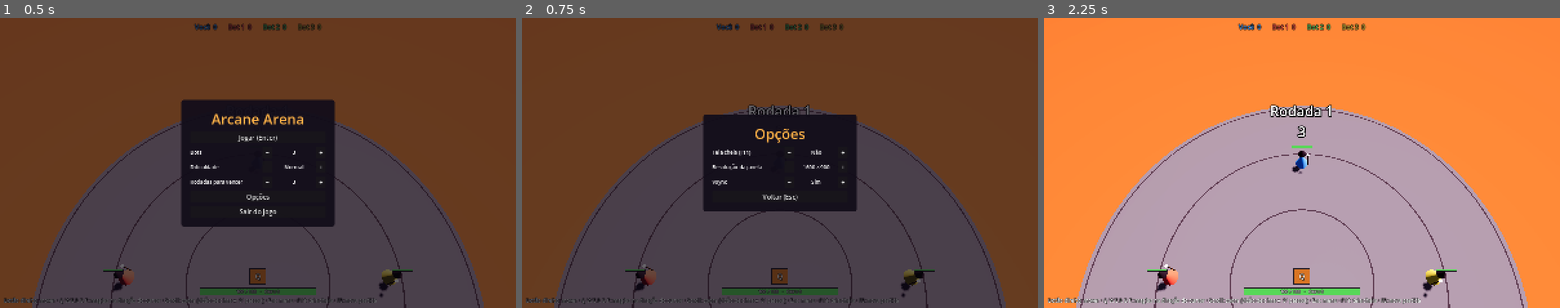
Above: before the commit, frames 1-3 (left to right).
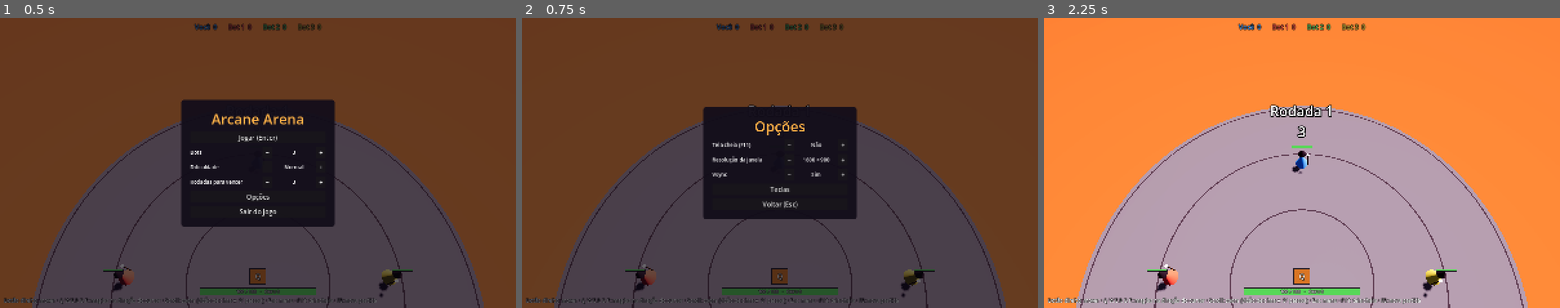
Above: after the commit, the same moments.

Repository: guilhermewylde-stack/arcane-arena
Game: Godot game, scene res://game/main.tscn
Two runs of this game, one before a commit and one after it. Both use one fixed random seed, a clock stepped at 60 frames per second and the inputs below.
Inputs:
- Up to frame 1 (0.5 s): no input
- Up to frame 2 (0.75 s): click "Opções" at 0.5 s
- Up to frame 3 (2.25 s): click "Voltar (Esc)" at 1.25 s; click "Jogar (Enter)" at 2 s

Frame 1 is identical in both runs. In frame 2, 2.7% of the frame differs, in the area x 35-65%, y 30-70%; in frame 3, nothing differs.

Commit message:
Teclas configuráveis no menu e handoff da sessão (issue 017)
Co-Authored-By: Claude Fable 5.2 <noreply@anthropic.com>
Claude-Session: https://claude.ai/code/session_01M8CpyArA1QQaxiyt6RtSop

Diff:
--- /dev/null
+++ b/game/keymap.gd
@@ -0,0 +1,96 @@
+extends RefCounted
+## Teclas de jogo configuráveis, salvas em `user://settings.cfg` (seção `keys`). Dados puros.
+## Um mapa é { ação: keycode }. Ações `slot_N` lançam a magia do espaço N na visão de cima;
+## ações `move_*` andam em 3ª pessoa. São grupos separados: a mesma tecla pode estar nos dois.
+## Os números 1–6 (escolher magia em 3ª pessoa e comprar na loja) são fixos.
+
+const Settings := preload("res://game/settings.gd")
+
+const SECTION := "keys"
+const DEFAULTS := {
+	"slot_1": KEY_Q, "slot_2": KEY_W, "slot_3": KEY_E, "slot_4": KEY_R, "slot_5": KEY_D, "slot_6": KEY_F,
+	"move_forward": KEY_W, "move_back": KEY_S, "move_left": KEY_A, "move_right": KEY_D,
+}
+## Nome de cada ação no menu, na ordem em que aparecem.
+const LABELS := {
+	"slot_1": "Magia 1", "slot_2": "Magia 2", "slot_3": "Magia 3",
+	"slot_4": "Magia 4", "slot_5": "Magia 5", "slot_6": "Magia 6",
+	"move_forward": "Andar para a frente", "move_back": "Andar para trás",
+	"move_left": "Andar para a esquerda", "move_right": "Andar para a direita",
+}
+const SLOT_COUNT := 6
+## Teclas com função fixa no jogo.
+const RESERVED: Array[Key] = [
+	KEY_ESCAPE, KEY_ENTER, KEY_KP_ENTER, KEY_F5, KEY_F11,
+	KEY_1, KEY_2, KEY_3, KEY_4, KEY_5, KEY_6, KEY_7,
+]
+const KEY_NAMES := {KEY_SPACE: "Espaço", KEY_UP: "↑", KEY_DOWN: "↓", KEY_LEFT: "←", KEY_RIGHT: "→"}
+
+
+static func is_bindable(keycode: int) -> bool:
+	return keycode != KEY_NONE and not RESERVED.has(keycode)
+
+
+## Grupo da ação: teclas só brigam dentro do mesmo grupo.
+static func group_of(action: String) -> String:
+	return action.get_slice("_", 0)
+
+
+## Mapa válido: só ações conhecidas; tecla de tipo errado, reservada ou repetida no grupo
+## volta ao padrão.
+static func sanitize(raw: Dictionary) -> Dictionary:
+	var clean := {}
+	for action: String in DEFAULTS:
+		var key: Variant = raw.get(action)
+		var valid: bool = typeof(key) == TYPE_INT and is_bindable(key)
+		if valid:
+			for other: String in clean:
+				valid = valid and not (group_of(other) == group_of(action) and clean[other] == key)
+		clean[action] = key if valid else DEFAULTS[action]
+	return clean
+
+
+## Cópia do mapa com `action` na tecla `keycode`. Se outra ação do mesmo grupo já usava a
+## tecla, as duas trocam. Tecla reservada não muda nada.
+static func rebind(map: Dictionary, action: String, keycode: int) -> Dictionary:
+	var out := map.duplicate()
+	if not DEFAULTS.has(action) or not is_bindable(keycode):
+		return out
+	for other: String in out:
+		if other != action and group_of(other) == group_of(action) and out[other] == keycode:
+			out[other] = out[action]
+	out[action] = keycode
+	return out
+
+
+static func slot_key(map: Dictionary, slot: int) -> int:
+	return map["slot_%d" % (slot + 1)]
+
+
+## Espaço da barra que a tecla lança, ou -1.
+static func slot_of(map: Dictionary, keycode: int) -> int:
+	for slot in SLOT_COUNT:
+		if slot_key(map, slot) == keycode:
+			return slot
+	return -1
+
+
+## Teclas de movimento apertadas agora (x = direita da tela, y = para a frente).
+## `is_pressed` recebe um keycode e diz se a tecla está apertada.
+static func move_input(map: Dictionary, is_pressed: Callable) -> Vector2:
+	return Vector2(
+		float(is_pressed.call(map.move_right)) - float(is_pressed.call(map.move_left)),
+		float(is_pressed.call(map.move_forward)) - float(is_pressed.call(map.move_back)))
+
+
+## Nome curto da tecla, para a barra de magias, o menu e a ajuda.
+static func key_label(keycode: int) -> String:
+	return KEY_NAMES.get(keycode, OS.get_keycode_string(keycode))
+
+
+static func load_from(path: String = Settings.PATH) -> Dictionary:
+	return sanitize(Settings.read_section(path, SECTION, DEFAULTS.keys()))
+
+
+static func save_to(path: String, map: Dictionary) -> void:
+	Settings.write_section(path, SECTION, sanitize(map))
--- a/game/main.gd
+++ b/game/main.gd
@@ -9,19 +9,18 @@
 const Settings := preload("res://game/settings.gd")
 const MatchSetup := preload("res://game/match_setup.gd")
 const Menu := preload("res://game/menu.gd")
+const Keymap := preload("res://game/keymap.gd")
 
 const LOCAL_MAGE := 0
 const ZOOM_STEP := 0.08
 ## Partida padrão: o jogador (id 0) e 3 bots; vence quem ganhar 3 rodadas. O menu troca isso.
 const WORLD_CONFIG := {"mage_count": 4, "rounds_to_win": 3}
-## Teclas da barra de magias, na ordem dos espaços (ver `ArenaView.SLOT_LABELS`).
-const SLOT_KEYS: Array[Key] = [KEY_Q, KEY_W, KEY_E, KEY_R, KEY_D, KEY_F]
 const BOT_SEED := 20261
 ## 3ª pessoa: radianos de giro e metros de mira por pixel de mouse.
 const MOUSE_TURN := 0.004
 const MOUSE_AIM := 0.03
-const HELP_TOP := "Botão direito: mover · Q W E R D F: magias na direção do cursor · Scroll: zoom (visão de cima ↔ 3ª pessoa) · Esc: menu · F11: tela cheia · F5: nova partida"
-const HELP_THIRD := "W A S D: mover · Mouse: girar e mirar · 1–6: escolher magia · Clique esquerdo: lançar · Scroll: voltar à visão de cima · Esc: menu · F11: tela cheia · F5: nova partida"
+const HELP_TOP := "Botão direito: mover · %s: magias na direção do cursor · Scroll: zoom (visão de cima ↔ 3ª pessoa) · Esc: menu · F11: tela cheia · F5: nova partida"
+const HELP_THIRD := "%s: mover · Mouse: girar e mirar · 1–6: escolher magia · Clique esquerdo: lançar · Scroll: voltar à visão de cima · Esc: menu · F11: tela cheia · F5: nova partida"
 
 var world: SimWorld
 ## Depuração/testes: desligado, os outros magos ficam parados como bonecos de treino.
@@ -37,13 +36,15 @@
 var _accumulator := 0.0
 var _help: Label
 var _settings := Settings.DEFAULTS.duplicate()
+## Teclas de jogo (ver `keymap.gd`); o menu troca e salva.
+var _keymap := Keymap.DEFAULTS.duplicate()
 ## O último comando de conduzir tinha direção: ao soltar as teclas, manda parar uma vez.
 var _steering := false
 
 
 func _ready() -> void:
 	# Sem arquivo de opções vale a janela padrão do projeto (e a pedida na linha de comando).
-	if FileAccess.file_exists(Settings.PATH):
+	if Settings.has_saved():
 		_settings = Settings.load_from()
 		Settings.apply(_settings)
 	menu = Menu.new()
@@ -55,6 +56,9 @@
 	menu.settings_changed.connect(_change_settings)
 	menu.settings = _settings
 	menu.screen_size = DisplayServer.screen_get_size()
+	menu.keymap_changed.connect(_change_keymap)
+	_keymap = Keymap.load_from()
+	menu.keymap = _keymap
 	start_match(menu.setup)
 	menu.show_mode(Menu.MODE_MAIN)
 	view = ArenaView.new(world.arena_radius)
@@ -63,7 +67,7 @@
 	view.ready_requested.connect(finish_shopping)
 	var hud := Label.new()
 	_help = hud
-	hud.text = HELP_TOP
+	_show_keys()
 	hud.set_anchors_and_offsets_preset(Control.PRESET_BOTTOM_LEFT, Control.PRESET_MODE_MINSIZE, 12)
 	hud.add_theme_color_override("font_outline_color", Color.BLACK)
 	hud.add_theme_constant_override("outline_size", 4)
@@ -123,9 +127,9 @@
 		var slot: int = event.keycode - KEY_1
 		if slot >= 0 and slot < world.get_mage(LOCAL_MAGE).spells.size():
 			view.selected_slot = slot
-	elif event is InputEventKey and event.pressed and not event.echo and event.keycode in SLOT_KEYS \
-			and not view.is_third_person():
-		cast_slot(SLOT_KEYS.find(event.keycode), get_viewport().get_mouse_position())
+	elif event is InputEventKey and event.pressed and not event.echo and not view.is_third_person() \
+			and Keymap.slot_of(_keymap, event.keycode) >= 0:
+		cast_slot(Keymap.slot_of(_keymap, event.keycode), get_viewport().get_mouse_position())
 
 
 ## Uma opção de janela mudou (menu ou F11): vale na hora e fica salva.
@@ -133,6 +137,25 @@
 	_settings = settings
 	Settings.apply(_settings)
 	Settings.save_to(Settings.PATH, _settings)
+
+
+## O jogador trocou uma tecla no menu: vale na hora e fica salva.
+func _change_keymap(keymap: Dictionary) -> void:
+	_keymap = keymap
+	Keymap.save_to(Settings.PATH, _keymap)
+	_show_keys()
+
+
+## Põe as teclas atuais na barra de magias e na linha de ajuda.
+func _show_keys() -> void:
+	var slots: Array[String] = []
+	for slot in Keymap.SLOT_COUNT:
+		slots.append(Keymap.key_label(Keymap.slot_key(_keymap, slot)))
+	view.slot_labels = slots
+	var moves: Array[String] = []
+	for action: String in ["move_forward", "move_left", "move_back", "move_right"]:
+		moves.append(Keymap.key_label(_keymap[action]))
+	_help.text = HELP_THIRD % " ".join(moves) if mouse_look_active() else HELP_TOP % " ".join(slots)
 
 
 ## Começa a partida escolhida no menu e guarda a escolha para a próxima vez que o jogo abrir.
@@ -177,16 +200,10 @@
 		and world.phase != SimWorld.PHASE_MATCH_END
 
 
-## Teclas de movimento agora: x = direita da tela, y = para a frente.
-func _move_input() -> Vector2:
-	return Vector2(
-		float(Input.is_physical_key_pressed(KEY_D)) - float(Input.is_physical_key_pressed(KEY_A)),
-		float(Input.is_physical_key_pressed(KEY_W)) - float(Input.is_physical_key_pressed(KEY_S)))
-
-
-## WASD vira um comando de conduzir por tick enquanto houver direção (e um de parar ao soltar).
+## As teclas de andar viram um comando de conduzir por tick enquanto houver direção (e um de parar ao soltar).
 func _queue_steering(third: bool) -> void:
-	var direction := CameraRig.move_direction(_move_input(), view.aim_yaw) if third else Vector2.ZERO
+	var direction := CameraRig.move_direction(
+		Keymap.move_input(_keymap, Input.is_key_pressed), view.aim_yaw) if third else Vector2.ZERO
 	if direction != Vector2.ZERO or _steering:
 		queue_command(SimWorld.steer_command(LOCAL_MAGE, direction))
 	_steering = direction != Vector2.ZERO
@@ -210,7 +227,7 @@
 	var mouse_mode := Input.MOUSE_MODE_CAPTURED if third else Input.MOUSE_MODE_VISIBLE
 	if Input.mouse_mode != mouse_mode:
 		Input.mouse_mode = mouse_mode
-		_help.text = HELP_THIRD if third else HELP_TOP
+		_show_keys()
 	# Menu aberto: o mundo fica parado (e continua desenhado ao fundo).
 	_accumulator += 0.0 if menu.visible else minf(delta, 0.1)
 	while _accumulator >= SimWorld.DT:
--- a/game/menu.gd
+++ b/game/menu.gd
@@ -9,19 +9,26 @@
 signal quit_requested
 ## Uma opção de janela mudou: `main.gd` aplica e salva.
 signal settings_changed(settings: Dictionary)
+## O jogador trocou uma tecla: `main.gd` passa a usar o mapa novo e salva.
+signal keymap_changed(keymap: Dictionary)
 
 const MatchSetup := preload("res://game/match_setup.gd")
 const Settings := preload("res://game/settings.gd")
+const Keymap := preload("res://game/keymap.gd")
 
 const MODE_MAIN := "main"
 const MODE_PAUSE := "pause"
 const MODE_OPTIONS := "options"
+const MODE_KEYS := "keys"
 
 var mode := MODE_MAIN
 var setup := MatchSetup.DEFAULTS.duplicate()
 var settings := Settings.DEFAULTS.duplicate()
 ## Tamanho do monitor, para oferecer só resoluções que cabem (preenchido por `main.gd`).
 var screen_size := Vector2i(1920, 1080)
+var keymap := Keymap.DEFAULTS.duplicate()
+## Ação esperando a tecla nova ("" = nenhuma). Enquanto espera, o menu engole o teclado.
+var capturing := ""
 
 var _title: Label
 var _values := {}
@@ -29,6 +36,7 @@
 var _shown_in: Array[Array] = []
 ## Menu de onde a tela de opções foi aberta, para o "Voltar".
 var _options_from := MODE_MAIN
+var _key_buttons := {}
 
 
 func _init() -> void:
@@ -69,25 +77,64 @@
 	_only(_add_button(column, "Sair do jogo", func() -> void: quit_requested.emit()), menus)
 	for row: Array in [["fullscreen", "Tela cheia (F11)"], ["resolution", "Resolução da janela"], ["vsync", "Vsync"]]:
 		_only(_add_row(column, row[0], row[1], adjust_setting), [MODE_OPTIONS])
-	_only(_add_button(column, "Voltar (Esc)", back), [MODE_OPTIONS])
+	_only(_add_button(column, "Teclas", func() -> void: show_mode(MODE_KEYS)), [MODE_OPTIONS])
+	var hint := Label.new()
+	hint.text = "Clique numa ação e aperte a tecla nova.\nMagias valem na visão de cima; andar, na 3ª pessoa."
+	hint.horizontal_alignment = HORIZONTAL_ALIGNMENT_CENTER
+	hint.add_theme_font_size_override("font_size", 13)
+	hint.modulate.a = 0.75
+	column.add_child(hint)
+	_only(hint, [MODE_KEYS])
+	for action: String in Keymap.LABELS:
+		_only(_add_key_row(column, action), [MODE_KEYS])
+	_only(_add_button(column, "Restaurar padrões", func() -> void: _set_keymap(Keymap.DEFAULTS)), [MODE_KEYS])
+	_only(_add_button(column, "Voltar (Esc)", back), [MODE_OPTIONS, MODE_KEYS])
 	show_mode(MODE_MAIN)
 
 
 ## Abre o menu no modo dado (principal, pausa ou opções).
 func show_mode(new_mode: String) -> void:
-	if new_mode == MODE_OPTIONS and mode != MODE_OPTIONS:
+	if new_mode == MODE_OPTIONS and mode != MODE_OPTIONS and mode != MODE_KEYS:
 		_options_from = mode
 	mode = new_mode
+	capturing = ""
 	visible = true
-	_title.text = {MODE_MAIN: "Arcane Arena", MODE_PAUSE: "Pausa", MODE_OPTIONS: "Opções"}[mode]
+	_title.text = {MODE_MAIN: "Arcane Arena", MODE_PAUSE: "Pausa", MODE_OPTIONS: "Opções", MODE_KEYS: "Teclas"}[mode]
 	for pair: Array in _shown_in:
 		pair[0].visible = mode in pair[1]
 	_refresh()
 
 
-## Sai da tela de opções para o menu de onde ela foi aberta.
+## Volta uma tela: das teclas para as opções, das opções para o menu de onde foram abertas.
 func back() -> void:
-	show_mode(_options_from)
+	show_mode(MODE_OPTIONS if mode == MODE_KEYS else _options_from)
+
+
+## Passa a esperar a tecla nova de uma ação (o clique numa linha da tela de teclas).
+func capture(action: String) -> void:
+	capturing = action
+	_refresh()
+
+
+func _input(event: InputEvent) -> void:
+	if capturing == "" or not visible or not (event is InputEventKey and event.pressed and not event.echo):
+		return
+	# Esc desiste; tecla reservada é ignorada (continua esperando outra).
+	get_viewport().set_input_as_handled()
+	if event.keycode == KEY_ESCAPE:
+		capturing = ""
+		_refresh()
+	elif Keymap.is_bindable(event.keycode):
+		var action := capturing
+		capturing = ""
+		_set_keymap(Keymap.rebind(keymap, action, event.keycode))
+
+
+func _set_keymap(new_keymap: Dictionary) -> void:
+	keymap = Keymap.sanitize(new_keymap)
+	capturing = ""
+	_refresh()
+	keymap_changed.emit(keymap)
 
 
 ## Muda um campo da configuração da partida (é o que os botões − e + fazem).
@@ -112,6 +159,9 @@
 	_values.fullscreen.text = "Sim" if settings.fullscreen else "Não"
 	_values.resolution.text = "%d × %d" % [settings.width, settings.height]
 	_values.vsync.text = "Sim" if settings.vsync else "Não"
+	for action: String in _key_buttons:
+		_key_buttons[action].text = "aperte uma tecla..." if action == capturing \
+			else Keymap.key_label(keymap[action])
 
 
 func _only(control: Control, modes: Array) -> void:
@@ -145,3 +195,18 @@
 	_add_button(row, " + ", func() -> void: on_adjust.call(key, 1))
 	parent.add_child(row)
 	return row
+
+
+## Linha "ação  [tecla]"; clicar no botão passa a esperar a tecla nova.
+func _add_key_row(parent: Control, action: String) -> Control:
+	var row := HBoxContainer.new()
+	var label := Label.new()
+	label.text = Keymap.LABELS[action]
+	label.size_flags_horizontal = Control.SIZE_EXPAND_FILL
+	row.add_child(label)
+	var button := _add_button(row, "", func() -> void: capture(action))
+	button.custom_minimum_size = Vector2(170, 0)
+	button.add_theme_font_size_override("font_size", 15)
+	_key_buttons[action] = button
+	parent.add_child(row)
+	return row
--- a/game/settings.gd
+++ b/game/settings.gd
@@ -62,6 +62,12 @@
 	return sanitize(read_section(path, SECTION, DEFAULTS.keys()))
 
 
+## O jogador já escolheu opções de janela? (O arquivo também guarda partida e teclas.)
+static func has_saved(path: String = PATH) -> bool:
+	var file := ConfigFile.new()
+	return FileAccess.file_exists(path) and file.load(path) == OK and file.has_section(SECTION)
+
+
 static func save_to(path: String, settings: Dictionary) -> void:
 	write_section(path, SECTION, sanitize(settings))
 
--- a/render/arena_view.gd
+++ b/render/arena_view.gd
@@ -39,6 +39,8 @@
 var aim_distance := 9.0
 ## Espaço da barra que o clique esquerdo lança em 3ª pessoa.
 var selected_slot := 0
+## Rótulos das teclas da barra na visão de cima (o jogador pode trocar as teclas).
+var slot_labels: Array[String] = SLOT_LABELS
 
 var _camera := Camera3D.new()
 var _camera_yaw := 0.0
@@ -229,7 +231,7 @@
 			shade.size.y = ICON_SIZE * world.cooldown_fraction(local_mage_id, spell_id)
 		var third := is_third_person()
 		for slot: int in _spell_keys.size():
-			_spell_keys[slot].text = (SLOT_LABELS_THIRD if third else SLOT_LABELS)[slot]
+			_spell_keys[slot].text = (SLOT_LABELS_THIRD if third else slot_labels)[slot]
 			var icon: ColorRect = _spell_keys[slot].get_parent()
 			icon.color = SELECTED_COLOR if third and slot == selected_slot else BAR_BACK
 
@@ -510,7 +512,7 @@
 		_spell_bar.remove_child(child)
 		child.queue_free()
 	for slot: int in mini(spell_ids.size(), SLOT_LABELS.size()):
-		_spell_icons[spell_ids[slot]] = _create_spell_icon(spell_ids[slot], SLOT_LABELS[slot])
+		_spell_icons[spell_ids[slot]] = _create_spell_icon(spell_ids[slot], slot_labels[slot])
 
 
 ## Ícone da magia com a tecla; uma sombra desce de cima enquanto a recarga corre.
--- a/tests/smoke.gd
+++ b/tests/smoke.gd
@@ -7,7 +7,7 @@
 
 var _main: Node
 ## Começa negativo: os quadros antes do 1 são do menu principal.
-var _frame := -30
+var _frame := -55
 ## Quadros que faltam do teste de pausa (o contador `_frame` espera, como a simulação).
 var _pause_left := 0
 var _pause_tick := 0
@@ -191,7 +191,23 @@
 
 ## Menu principal: aparece ao abrir o jogo, com o mundo parado; Enter começa a partida.
 func _step_main_menu() -> void:
-	if _frame == -25:
+	if _frame == -45:
+		# Tela de teclas: troca a 1ª magia para Z (pelo teclado de verdade) e depois devolve o Q.
+		_main.menu.show_mode("keys")
+		_main.menu.capture("slot_1")
+	elif _frame == -42:
+		_key(KEY_Z, true)
+	elif _frame == -36:
+		_save("keys.png")
+		if _main.view.slot_labels[0] != "Z" or _main.menu.capturing != "":
+			_fail("a tecla nova não chegou à barra de magias")
+		_main.menu.capture("slot_1")
+	elif _frame == -33:
+		_key(KEY_Q, true)
+	elif _frame == -28:
+		if _main.view.slot_labels[0] != "Q":
+			_fail("a tecla não voltou para Q")
+	elif _frame == -25:
 		_main.menu.show_mode("options")
 	elif _frame == -18:
 		_save("options.png")
--- /dev/null
+++ b/tests/test_keymap.gd
@@ -0,0 +1,72 @@
+extends "res://tests/test_case.gd"
+
+const Keymap := preload("res://game/keymap.gd")
+const Settings := preload("res://game/settings.gd")
+
+const PATH := "user://test_keymap.cfg"
+
+
+func test_padroes_sao_as_teclas_de_sempre() -> void:
+	var slots: Array = []
+	for slot in 6:
+		slots.append(Keymap.slot_key(Keymap.DEFAULTS, slot))
+	check_eq(slots, [KEY_Q, KEY_W, KEY_E, KEY_R, KEY_D, KEY_F], "barra de magias")
+	check_eq(Keymap.DEFAULTS.move_forward, KEY_W, "andar para a frente")
+	check_eq(Keymap.slot_of(Keymap.DEFAULTS, KEY_E), 2, "E é o 3º espaço")
+	check_eq(Keymap.slot_of(Keymap.DEFAULTS, KEY_Z), -1, "tecla sem magia")
+
+
+func test_trocar_uma_tecla() -> void:
+	var map := Keymap.rebind(Keymap.DEFAULTS, "slot_1", KEY_Z)
+	check_eq(Keymap.slot_of(map, KEY_Z), 0, "Z lança o 1º espaço")
+	check_eq(Keymap.slot_of(map, KEY_Q), -1, "Q ficou livre")
+	check_eq(Keymap.DEFAULTS.slot_1, KEY_Q, "não altera o original")
+
+
+func test_conflito_no_mesmo_grupo_troca_as_duas() -> void:
+	var map := Keymap.rebind(Keymap.DEFAULTS, "slot_1", KEY_W)
+	check_eq(map.slot_1, KEY_W, "1º espaço ganhou o W")
+	check_eq(map.slot_2, KEY_Q, "e o 2º ficou com o Q que sobrou")
+
+
+func test_grupos_diferentes_podem_repetir_tecla() -> void:
+	# A barra vale na visão de cima e o movimento na 3ª pessoa: W nos dois não é conflito.
+	var map := Keymap.rebind(Keymap.DEFAULTS, "move_left", KEY_Q)
+	check_eq(map.move_left, KEY_Q, "Q anda para a esquerda")
+	check_eq(map.slot_1, KEY_Q, "e continua lançando o 1º espaço")
+
+
+func test_teclas_reservadas_nao_sao_aceitas() -> void:
+	for key: Key in [KEY_ESCAPE, KEY_F5, KEY_F11, KEY_ENTER, KEY_1]:
+		check(not Keymap.is_bindable(key), "%s é reservada" % OS.get_keycode_string(key))
+		check_eq(Keymap.rebind(Keymap.DEFAULTS, "slot_1", key), Keymap.DEFAULTS, "nada muda")
+	check(Keymap.is_bindable(KEY_SPACE), "espaço pode")
+
+
+func test_direcao_do_movimento_pelas_teclas_apertadas() -> void:
+	var pressed := func(key: Key) -> bool: return key == KEY_W or key == KEY_D
+	check_eq(Keymap.move_input(Keymap.DEFAULTS, pressed), Vector2(1, 1), "frente + direita")
+	var opposite := func(key: Key) -> bool: return key == KEY_A or key == KEY_D
+	check_eq(Keymap.move_input(Keymap.DEFAULTS, opposite), Vector2.ZERO, "opostas se anulam")
+
+
+func test_arquivo_com_lixo_volta_ao_padrao_sem_duplicar() -> void:
+	var clean := Keymap.sanitize({"slot_1": "Q", "slot_2": KEY_Q, "move_back": KEY_ESCAPE})
+	check_eq(clean.slot_1, KEY_Q, "tipo errado vira padrão")
+	check_eq(clean.slot_2, KEY_W, "duplicada no grupo vira padrão")
+	check_eq(clean.move_back, KEY_S, "reservada vira padrão")
+
+
+func test_salva_e_le_de_volta() -> void:
+	DirAccess.remove_absolute(PATH)
+	check_eq(Keymap.load_from(PATH), Keymap.DEFAULTS, "sem arquivo, padrões")
+	var map := Keymap.rebind(Keymap.DEFAULTS, "move_forward", KEY_UP)
+	Keymap.save_to(PATH, map)
+	check_eq(Keymap.load_from(PATH), map, "ida e volta")
+	check_eq(Settings.load_from(PATH), Settings.DEFAULTS, "sem mexer na seção da janela")
+	DirAccess.remove_absolute(PATH)
+
+
+func test_nome_curto_da_tecla() -> void:
+	check_eq(Keymap.key_label(KEY_Q), "Q", "letra")
+	check_eq(Keymap.key_label(KEY_SPACE), "Espaço", "espaço em português")
--- a/tests/test_settings.gd
+++ b/tests/test_settings.gd
@@ -61,3 +61,13 @@
 	# Uma resolução editada à mão, fora da lista, vai para a vizinha mais próxima.
 	var odd := Settings.adjust({"width": 1300, "height": 760}, "resolution", 1, screen)
 	check_eq(Vector2i(odd.width, odd.height), Vector2i(1366, 768), "da fora da lista para a próxima maior")
+
+
+func test_so_ha_opcoes_de_janela_salvas_depois_de_salvar_a_janela() -> void:
+	DirAccess.remove_absolute(PATH)
+	check(not Settings.has_saved(PATH), "sem arquivo")
+	Settings.write_section(PATH, "keys", {"slot_1": KEY_Z})
+	check(not Settings.has_saved(PATH), "arquivo só com outras seções")
+	Settings.save_to(PATH, Settings.DEFAULTS)
+	check(Settings.has_saved(PATH), "depois de salvar a janela")
+	DirAccess.remove_absolute(PATH)
Not shown, added: game/keymap.gd.uid
Not shown, added: tests/test_keymap.gd.uid
Not shown, changed: docs/HANDOFF.md
Not shown, changed: docs/issues/017-teclas-configuraveis.md
